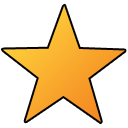
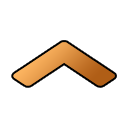
Layers edited between the first and the second 128×128 image:
renamed "9" to "One Star", hid the group it (6 layers) over [2, 4, 125, 125]
renamed "Try 3" to "Gold", hid the group it (1 layers) over [2, 5, 125, 123]
renamed "1" to "One Stripe", showed the group it (3 layers) over [13, 42, 115, 86]
added layer "Bronze" (7th of 7, in "One Stripe") in group "One Stripe" over [13, 42, 115, 86]
